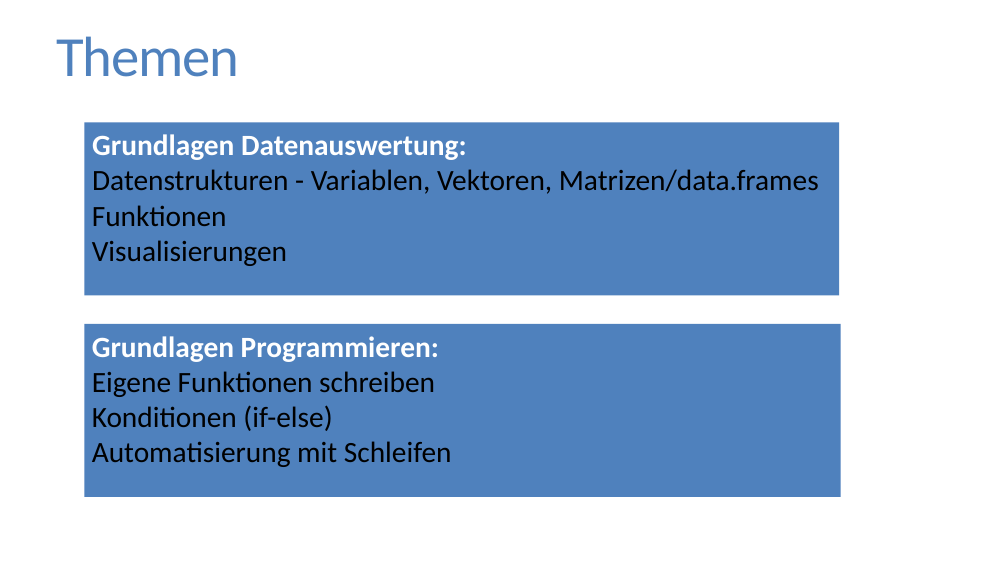
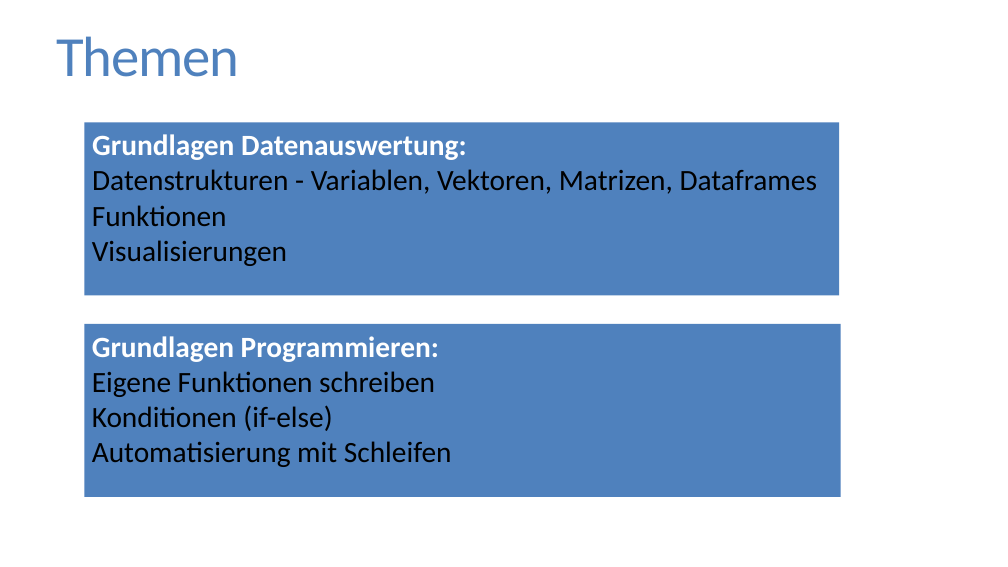
Before and after one commit to FlorianKeppeler/RKurs, a slide deck: slide 5 of Einführung in R.pptx. Drawn at 1008x567 pixels with LibreOffice and Linux fonts; fonts in the diff are those of the drawing. Boxes give left, top, right and bottom in pixels: in the first picture for what was removed or moved away, otherwise in the second. Text is boxed around its words. In the diff, an @@ line names an element or a change of style, - is before the commit and + after.

```diff
--- a/Einführung in R.pptx
+++ b/Einführung in R.pptx
@@ text in rectangle at (92, 169, 818, 194): text changed @@
-  Datenstrukturen - Variablen, Vektoren, Matrizen/data.frames
+  Datenstrukturen - Variablen, Vektoren, Matrizen, Dataframes
```
Also in this commit, not shown: 15 other slides changed, 2 slides added, 1 other file.
